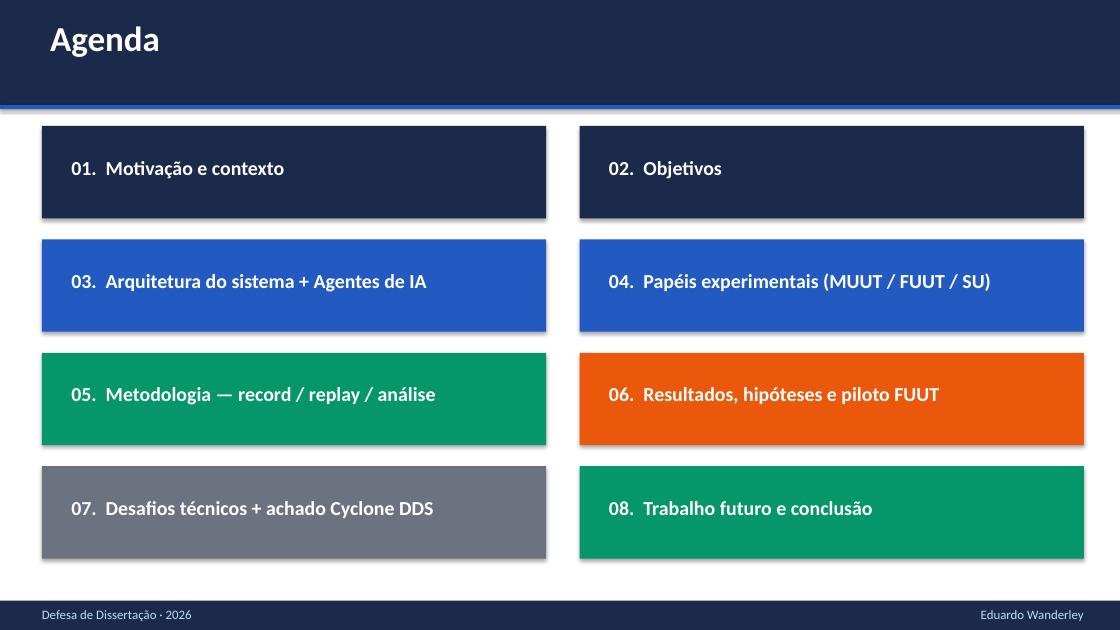
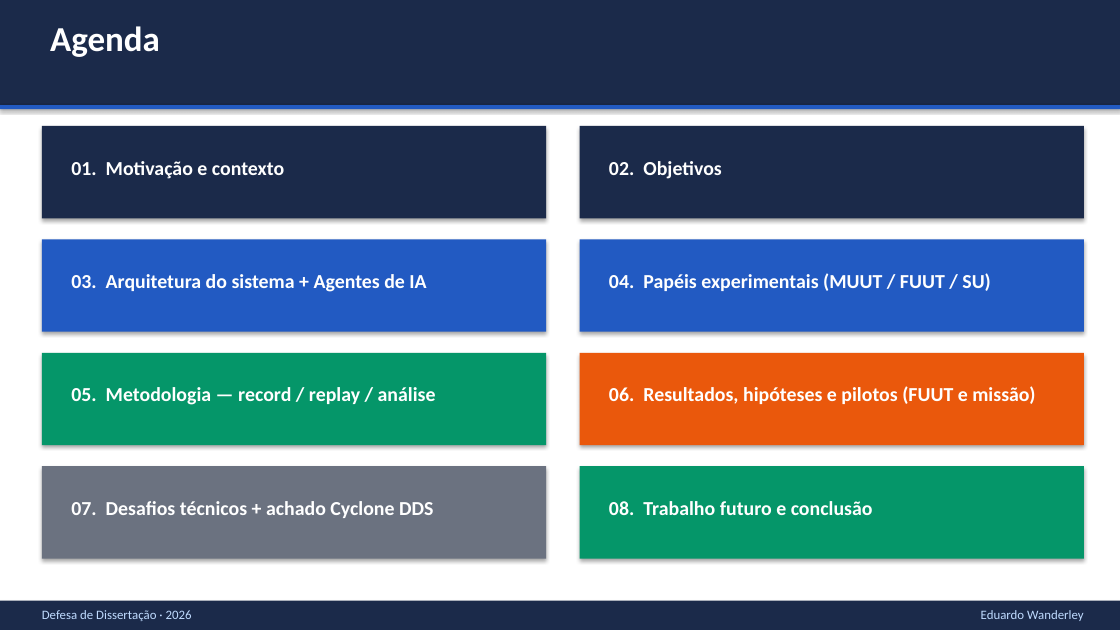
Before and after one commit to eduardowanderleyde/fleet-ui, a slide deck: slide 2 of disserta-apresenta/apresentacao_defesa.pptx. Drawn at 1120x630 pixels with LibreOffice and Linux fonts; fonts in the diff are those of the drawing. Boxes give left, top, right and bottom in pixels: in the first picture for what was removed or moved away, otherwise in the second. Text is boxed around its words. In the diff, an @@ line names an element or a change of style, - is before the commit and + after.

```diff
--- a/disserta-apresenta/apresentacao_defesa.pptx
+++ b/disserta-apresenta/apresentacao_defesa.pptx
@@ text at (609,386,1035,404): text changed @@
-06. Resultados, hipóteses e piloto FUUT
+06. Resultados, hipóteses e pilotos (FUUT e missão)
```
Also in this commit, not shown: 1 other slide changed, 1 slide added, 1 other file.
